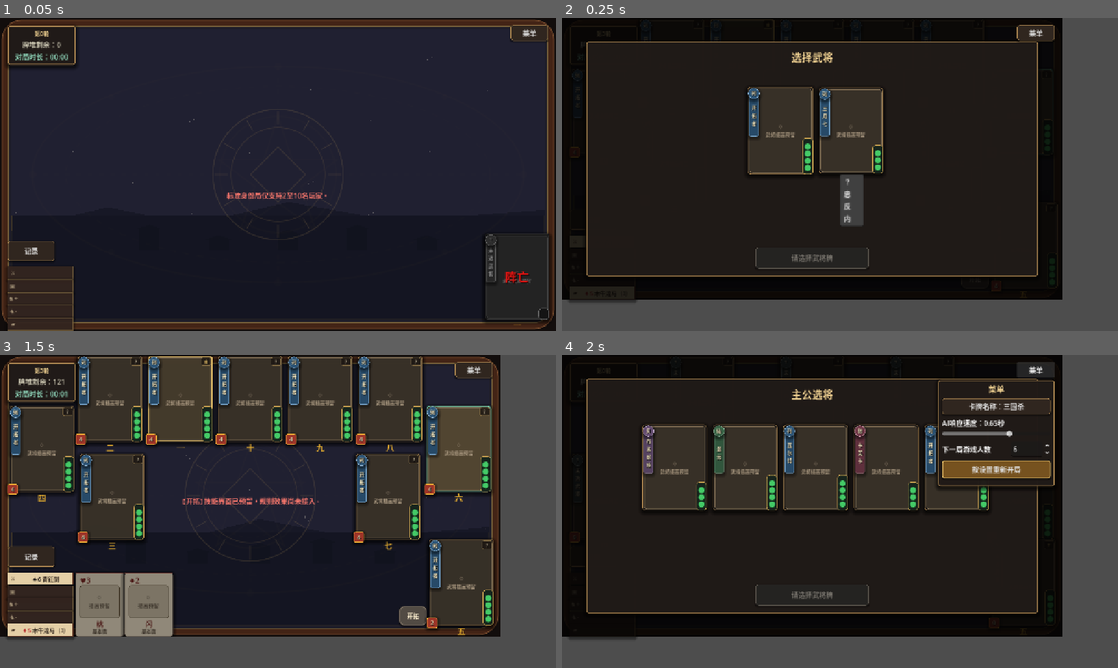
Above: before the commit, frames 1-4 (two rows, left to right).
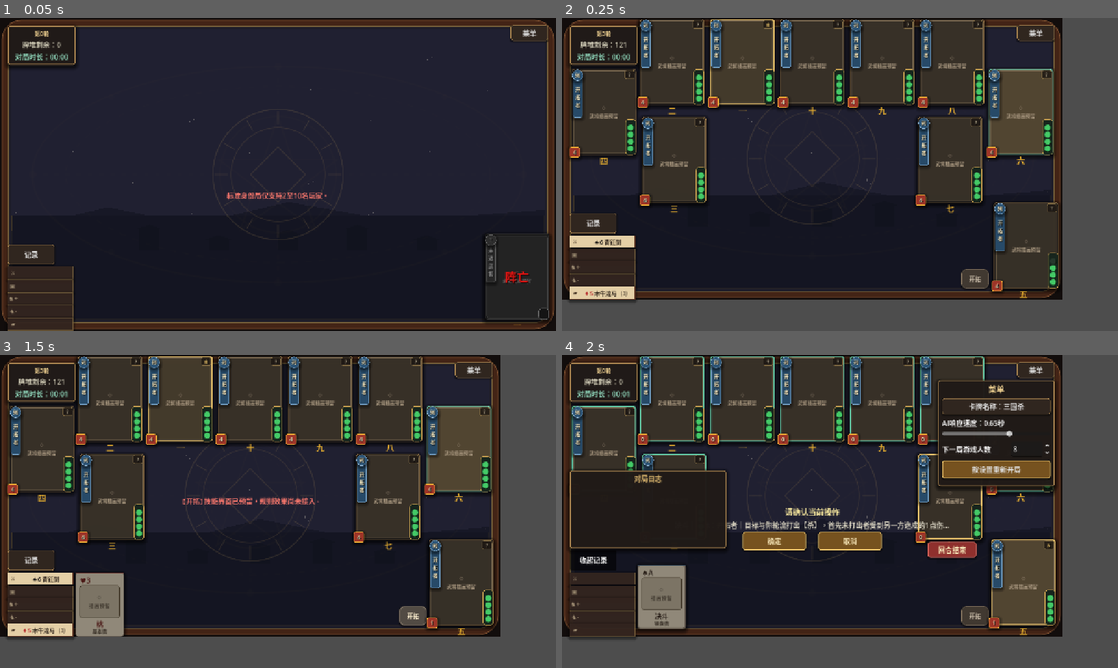
Above: after the commit, the same moments.

Repository: LisBam/hsr-kill
Game: Godot game, scene res://tests/ui_layout_test.tscn
The game is run twice, just before and just after one commit, with the same random seed, the same clock (stepped at 60 frames per second) and the same inputs. This scene is started directly instead of the project's main scene.
Inputs:
- Up to frame 1 (0.05 s): no input
- Up to frame 2 (0.25 s): no input
- Up to frame 3 (1.5 s): click "记录" at 0.5 s; click "开拓" at 1.25 s
- Up to frame 4 (2 s): no input

The runs differ from the first frame. In frame 1, 0.3% of the frame differs, in the area x 1-10%, y 71-80%; in frame 2, 38%, in the area x 0-90%, y 0-90%; in frame 3, 2.2%; in frame 4, 34%.

Commit message:
1.修复响应期间卡牌跳到窗口顶部   2.调整武将牌受伤反馈为单次抖动   3.完善动画牌位置与受伤反馈回归测试   4.同步卡牌动画与受伤反馈文档

Diff:
--- a/scenes/main.tscn
+++ b/scenes/main.tscn
@@ -77,44 +77,6 @@
 
 [sub_resource type="StyleBoxEmpty" id="StyleEquipmentPanel"]
 
-[sub_resource type="StyleBoxFlat" id="StyleHandPanel"]
-content_margin_left = 9.0
-content_margin_top = 0.0
-content_margin_right = 9.0
-content_margin_bottom = 0.0
-bg_color = Color(0.0705882, 0.0941176, 0.0823529, 0.819608)
-border_width_left = 2
-border_width_top = 2
-border_width_right = 2
-border_width_bottom = 2
-border_color = Color(0.498039, 0.403922, 0.258824, 1)
-corner_radius_top_left = 5
-corner_radius_top_right = 5
-corner_radius_bottom_right = 5
-corner_radius_bottom_left = 5
-shadow_color = Color(0, 0, 0, 0.62)
-shadow_size = 10
-shadow_offset = Vector2(0, 4)
-
-[sub_resource type="StyleBoxFlat" id="StyleJadePanel"]
-content_margin_left = 9.0
-content_margin_top = 7.0
-content_margin_right = 9.0
-content_margin_bottom = 7.0
-bg_color = Color(0.0901961, 0.168627, 0.152941, 0.929412)
-border_width_left = 2
-border_width_top = 2
-border_width_right = 2
-border_width_bottom = 2
-border_color = Color(0.54902, 0.454902, 0.282353, 1)
-corner_radius_top_left = 5
-corner_radius_top_right = 5
-corner_radius_bottom_right = 5
-corner_radius_bottom_left = 5
-shadow_color = Color(0, 0, 0, 0.62)
-shadow_size = 10
-shadow_offset = Vector2(0, 4)
-
 [node name="Main" type="Control" unique_id=1400958767]
 layout_mode = 3
 anchors_preset = 15
@@ -127,7 +89,7 @@
 [node name="MatchController" type="Node" parent="." unique_id=1222667046]
 script = ExtResource("2_match")
 
-[node name="GameplayPauseService" type="Node" parent="MatchController"]
+[node name="GameplayPauseService" type="Node" parent="MatchController" unique_id=2076753312]
 script = ExtResource("19_pause_service")
 
 [node name="RuleEventBus" type="Node" parent="MatchController" unique_id=1351689348]
@@ -344,9 +306,9 @@
 anchor_top = 1.0
 anchor_bottom = 1.0
 offset_left = 18.0
-offset_top = -391.0
+offset_top = -383.0
 offset_right = 378.0
-offset_bottom = -161.0
+offset_bottom = -153.0
 grow_vertical = 0
 mouse_filter = 2
 script = ExtResource("15_log_panel")
@@ -550,7 +512,7 @@
 [node name="SkillStatusLabel" type="Label" parent="SkillBar/SkillVBox" unique_id=1357965274]
 unique_name_in_owner = true
 visible = false
-layout_mode = 2
+layout_mode = 0
 theme_override_colors/font_color = Color(0.68, 0.65, 0.58, 1)
 theme_override_font_sizes/font_size = 10
 text = "技能"
@@ -672,7 +634,7 @@
 offset_right = 188.35
 offset_bottom = 303.8
 
-[node name="LordDivider" type="ColorRect" parent="CharacterSelectionPanel/SelectionFrame"]
+[node name="LordDivider" type="ColorRect" parent="CharacterSelectionPanel/SelectionFrame" unique_id=209302906]
 visible = false
 layout_mode = 0
 offset_left = 200.0
--- a/scripts/ui/card_view.gd
+++ b/scripts/ui/card_view.gd
@@ -63,6 +63,9 @@
 
 ## 卡牌未选中时的原始布局纵坐标；非手牌容器使用它恢复选择抬升。
 var _base_position_y: float = 0.0
+
+## 是否启用旧版非手牌绝对纵坐标恢复；默认关闭，动画层与外部容器必须始终拥有牌面位置的唯一写入权。
+var _uses_legacy_non_hand_selection_position: bool = false
 
 ## 当前卡牌插画纹理；配置缺失或文件无效时为 null，并显示占位区。
 var _artwork_texture: Texture2D
@@ -268,7 +271,8 @@
 		border_color = Color("655b50")
 		content_modulate = disabled_content_modulate
 	_card_body.add_theme_stylebox_override("panel", BattleUIStyle.make_inset_panel(paper_color, border_color, border_width, 6))
-	if not (get_parent() is DecadeHandContainer):
+	# 动画牌、选择窗口牌和其他外部布局牌不能在悬停结束或样式刷新时把纵坐标重置为0；旧行为仅保留显式兼容开关。
+	if _uses_legacy_non_hand_selection_position and not (get_parent() is DecadeHandContainer):
 		position.y = _base_position_y - selected_lift if is_card_selected else _base_position_y
 	_accent_bar.color = _category_color.darkened(disabled_darkening) if not is_interactable and _dim_when_disabled else _category_color
 	_artwork_rect.modulate = content_modulate
--- a/scripts/ui/damage_shake_feedback.gd
+++ b/scripts/ui/damage_shake_feedback.gd
@@ -10,7 +10,8 @@
 @export_range(0.05, 1.0, 0.01) var shake_duration: float = 0.24
 
 ## 抖动过程中的左右位移段数；默认6段形成三次往返，数值越高频率越密但总时长不变。
-@export_range(2, 12, 1) var shake_step_count: int = 6
+## 当前受伤反馈固定只执行1次冲击位移后回正，不再进行左右往返抖动。
+@export_range(1, 1, 1) var shake_step_count: int = 1
 
 ## 当前正在播放的位置补间；重复受伤时先停止旧补间，避免多个动画争用同一牌面位置。
 var _shake_tween: Tween
--- a/tests/ui_layout_test.gd
+++ b/tests/ui_layout_test.gd
@@ -172,6 +172,10 @@
 	var local_player_card: PlayerTargetView = main_instance.get("local_player_card") as PlayerTargetView
 	# 本地武将牌受伤反馈次数；首次快照只建立体力基线，不应在进入牌桌时抖动。
 	var initial_damage_feedback_count: int = local_player_card.get_damage_feedback_playback_count()
+	# 本地武将牌受伤前原始位置；单次冲击完成后必须精确恢复，不能留下布局偏移。
+	var local_player_rest_position: Vector2 = local_player_card.position
+	# 独立受伤反馈组件；当前配置必须固定为1次冲击位移，禁止恢复旧的多段往返抖动。
+	var damage_feedback: DamageShakeFeedback = local_player_card.get_node("DamageShakeFeedback") as DamageShakeFeedback
 	# 体力下降快照；只修改本地五号位1点体力，验证新牌面渲染后恰好触发一次独立反馈组件。
 	var damaged_snapshot: Dictionary = ten_player_snapshot.duplicate(true)
 	# 当前待修改玩家快照；只匹配稳定本地玩家 ID，不依赖座次数组下标。
@@ -183,8 +187,12 @@
 			break
 	match_controller.state_changed.emit(damaged_snapshot)
 	await get_tree().process_frame
-	if local_player_card.get_damage_feedback_playback_count() != initial_damage_feedback_count + 1:
+	if local_player_card.get_damage_feedback_playback_count() != initial_damage_feedback_count + 1 or damage_feedback.shake_step_count != 1:
 		_fail("local_damage_feedback:%d/%d" % [initial_damage_feedback_count, local_player_card.get_damage_feedback_playback_count()])
+		return
+	await get_tree().create_timer(damage_feedback.shake_duration + 0.05).timeout
+	if not local_player_card.position.is_equal_approx(local_player_rest_position):
+		_fail("damage_feedback_position_not_restored:%s/%s" % [local_player_rest_position, local_player_card.position])
 		return
 	# 恢复原体力快照只属于测试对账，不应把体力上升误判为第二次受伤。
 	match_controller.state_changed.emit(ten_player_snapshot)
@@ -423,6 +431,21 @@
 	var multi_target_positions: Array = multi_target_presentation.get("target_positions", []) as Array
 	if not (multi_target_presentation.get("start_position", Vector2.ZERO) as Vector2).is_equal_approx(expected_local_anchor) or multi_target_positions.size() != 2 or (multi_target_positions[0] as Vector2).is_equal_approx(multi_target_positions[1] as Vector2):
 		_fail("multi_target_indicator:%s" % multi_target_presentation)
+		return
+	# 当前真实使用牌节点；响应等待期间会继续留在中央队列，鼠标离开不得把其纵坐标重置到窗口顶部。
+	var presented_use_card: CardView = animation_layer._active_cards[0] as CardView
+	await get_tree().create_timer(0.03).timeout
+	# 当前中央队列目标位置；飞行结束后牌面必须精确停在该位置，而不是来源玩家座位。
+	var expected_presented_card_position: Vector2 = animation_layer.call("_queue_card_position", 0) as Vector2
+	if not presented_use_card.position.is_equal_approx(expected_presented_card_position):
+		_fail("presented_card_not_at_center:%s/%s" % [presented_use_card.position, expected_presented_card_position])
+		return
+	# 鼠标离开前位置；直接复现动画牌透明输入区发出 hover_finished 的真实异常路径。
+	var position_before_mouse_exit: Vector2 = presented_use_card.position
+	presented_use_card.call("_on_mouse_exited")
+	await get_tree().process_frame
+	if not presented_use_card.position.is_equal_approx(position_before_mouse_exit):
+		_fail("animated_card_mouse_exit_position_reset:%s/%s" % [position_before_mouse_exit, presented_use_card.position])
 		return
 	animation_layer.clear_presentations()
 	await get_tree().create_timer(0.03).timeout
Not shown: 1 places in scenes/main.tscn that only renumber resources
Not shown, changed: docs/卡牌系统.md
Not shown, changed: docs/架构说明.md
Not shown, changed: docs/游戏机制与玩法内容.md
Not shown, changed: docs/界面与交互.md
